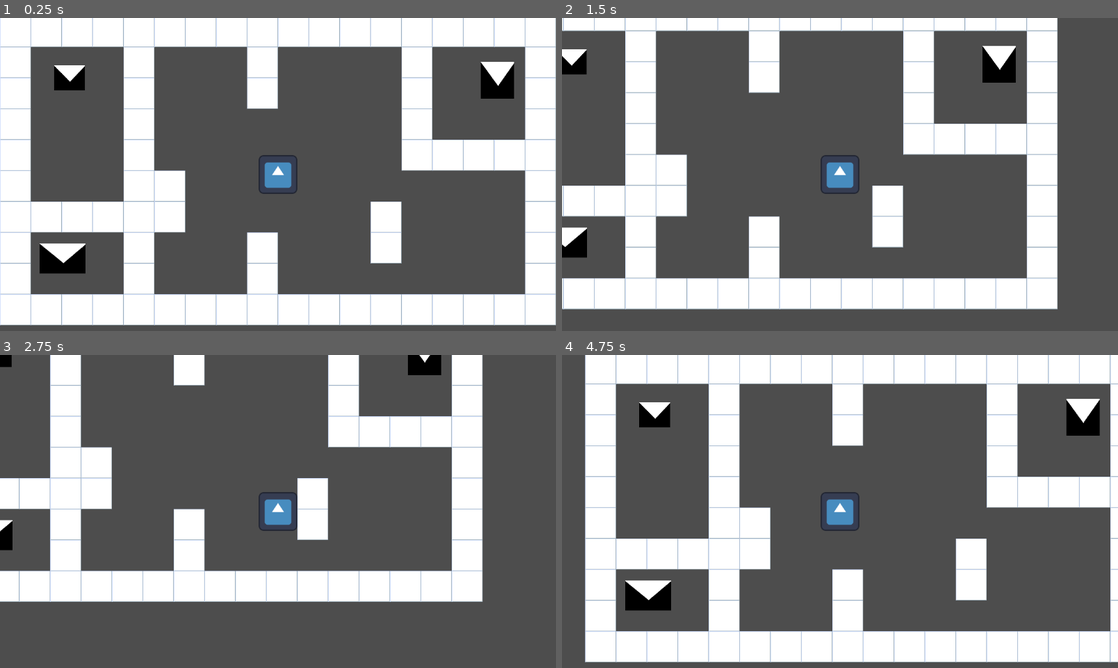
Above: before the commit, frames 1-4 (two rows, left to right).
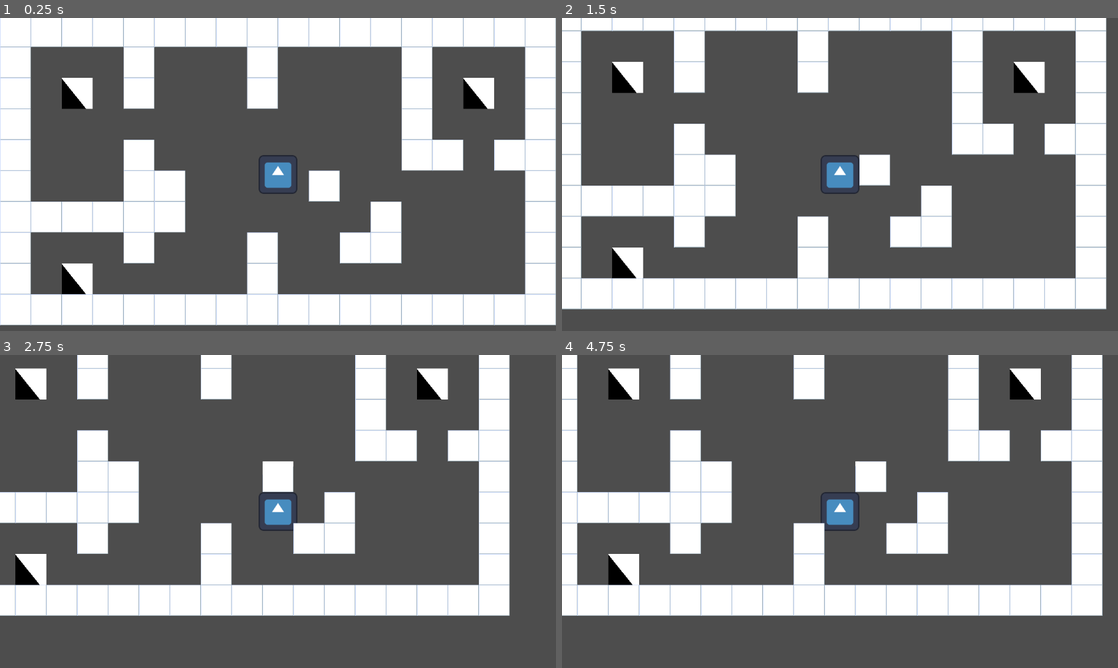
Above: after the commit, the same moments.

Repository: youssefevan/kickoff-jam-fall-2023
Game: Godot game, scene res://scenes/world.tscn
The game is run twice, just before and just after one commit, with the same random seed, the same clock (stepped at 60 frames per second) and the same inputs. The engine's default icon, where the game draws it, is replaced by a stand-in: a white triangle on a blue panel in a dark square.
Inputs:
- Up to frame 1 (0.25 s): no input
- Up to frame 2 (1.5 s): tap Enter at 0.5 s; hold D (right) 0.53-1.28 s; hold S (down) from 1.28 s (still down)
- Up to frame 3 (2.75 s): release S (down) at 2.03 s; hold D (right) from 2.03 s (still down)
- Up to frame 4 (4.75 s): release D (right) at 2.78 s; hold W (up) 2.78-3.53 s; hold A (left) from 3.53 s (still down)

The runs differ from the first frame. In frame 1, 5.8% of the frame differs, in the area x 7-93%, y 14-89%; in frame 2, 34%; in frame 3, 34%; in frame 4, 55%, in the area x 0-100%, y 0-99%.

Commit message:
addded boulder placeholder tilemap

Diff:
--- a/KickoffJamFall2023/scenes/world.tscn
+++ b/KickoffJamFall2023/scenes/world.tscn
@@ -12,10 +12,27 @@
 0:0/0/physics_layer_0/angular_velocity = 0.0
 0:0/0/physics_layer_0/polygon_0/points = PackedVector2Array(-32, -32, 32, -32, 32, 32, -32, 32)
 
+[sub_resource type="TileSetAtlasSource" id="TileSetAtlasSource_ougq4"]
+texture = ExtResource("3_x72pk")
+texture_region_size = Vector2i(64, 64)
+0:0/0 = 0
+0:0/0/physics_layer_0/linear_velocity = Vector2(0, 0)
+0:0/0/physics_layer_0/angular_velocity = 0.0
+1:0/0 = 0
+1:0/0/physics_layer_0/linear_velocity = Vector2(0, 0)
+1:0/0/physics_layer_0/angular_velocity = 0.0
+0:1/0 = 0
+0:1/0/physics_layer_0/linear_velocity = Vector2(0, 0)
+0:1/0/physics_layer_0/angular_velocity = 0.0
+1:1/0 = 0
+1:1/0/physics_layer_0/linear_velocity = Vector2(0, 0)
+1:1/0/physics_layer_0/angular_velocity = 0.0
+
 [sub_resource type="TileSet" id="TileSet_c3h2h"]
 tile_size = Vector2i(64, 64)
 physics_layer_0/collision_layer = 1
 sources/0 = SubResource("TileSetAtlasSource_ih2n8")
+sources/1 = SubResource("TileSetAtlasSource_ougq4")
 
 [node name="World" type="Node2D"]
 
@@ -25,21 +42,6 @@
 [node name="TileMap" type="TileMap" parent="."]
 tile_set = SubResource("TileSet_c3h2h")
 format = 2
-layer_0/tile_data = PackedInt32Array(0, 0, 0, 65536, 0, 0, 1 …(738 unchanged characters)… , 0, 0, 262157, 0, 0, 262158, 0, 0, 262159, 0, 0, 262160, 0, 0, 393219, 0, 0, 393218, 0, 0, 393217, 0, 0, 458756, 0, 0, 524292, 0, 0, 524296, 0, 0, 458760, 0, 0, 131080, 0, 0, 65544, 0, 0, 262148, 0, 0, 196612, 0, 0, 131076, 0, 0, 65540, 0, 0)
-
-[node name="Cone" type="Sprite2D" parent="."]
-position = Vector2(1031, 133)
-scale = Vector2(0.539063, 0.59375)
-texture = ExtResource("3_x72pk")
-
-[node name="Cone2" type="Sprite2D" parent="."]
-position = Vector2(130, 502)
-scale = Vector2(0.742188, 0.484375)
-texture = ExtResource("3_x72pk")
-
-[node name="Cone3" type="Sprite2D" parent="."]
-position = Vector2(144, 128)
-scale = Vector2(0.5, 0.40625)
-texture = ExtResource("3_x72pk")
+layer_0/tile_data = PackedInt32Array(0, 0, 0, 65536, 0, 0, 1 …(738 unchanged characters)… , 0, 0, 262157, 0, 0, 262158, 0, 0, 262160, 0, 0, 393219, 0, 0, 393218, 0, 0, 393217, 0, 0, 458756, 0, 0, 524296, 0, 0, 458760, 0, 0, 131080, 0, 0, 65544, 0, 0, 262148, 0, 0, 131076, 0, 0, 65540, 0, 0, 327690, 0, 0, 458763, 0, 0, 131074, 1, 0, 524290, 1, 0, 131087, 1, 0)
 
 [connection signal="mouse_exited" from="Player" to="Player" method="_on_mouse_exited"]
Not shown: 1 places in KickoffJamFall2023/scenes/world.tscn that only renumber resources
